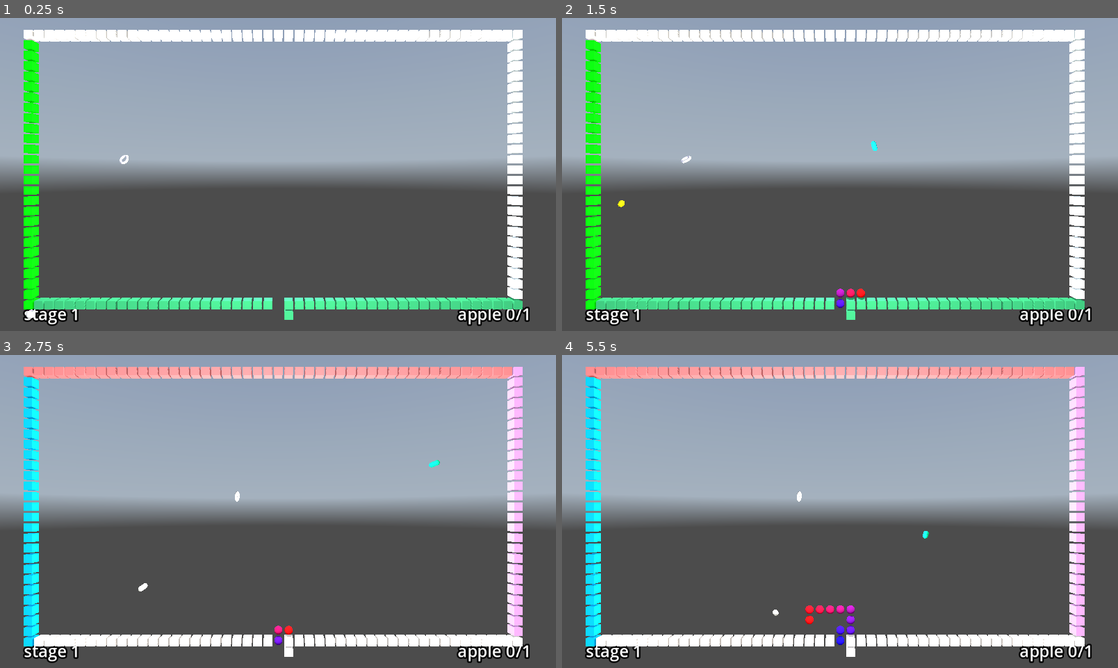
Above: before the commit, frames 1-4 (two rows, left to right).
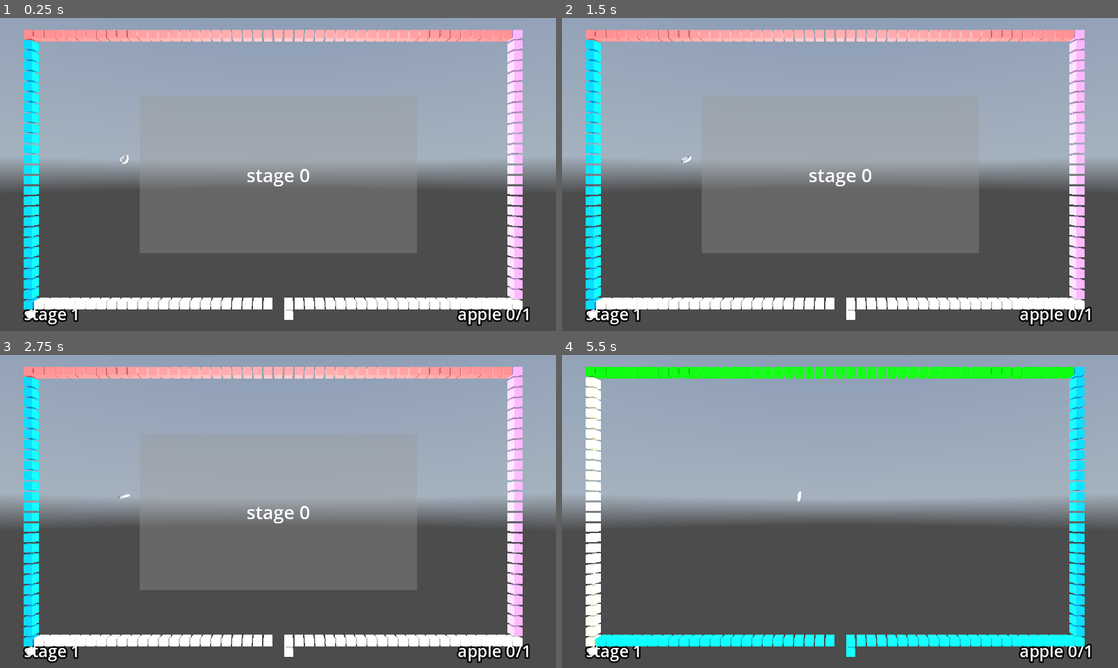
Above: after the commit, the same moments.

Repository: kasworld/gd4snakebyte3d
Game: Godot game, scene res://main.tscn
Two runs of this game, one before a commit and one after it. Both use one fixed random seed, a clock stepped at 60 frames per second and the inputs below. A sky picture missing from this copy of the repository is replaced by a grey-blue gradient.
Inputs (mouse positions are in pixels of both pictures, inside the frame that each line leads up to):
- Up to frame 1 (0.25 s): no input
- Up to frame 2 (1.5 s): tap Enter at 0.5 s; move the mouse to (962, 158) at 0.52 s; hold Right 0.53-1.28 s; click (962, 158) at 0.67 s; move the mouse to (728, 190) at 1.27 s; hold Down from 1.28 s (still down)
- Up to frame 3 (2.75 s): tap Space at 2 s; move the mouse to (333, 442) at 2.02 s; release Down at 2.03 s; hold Right from 2.03 s (still down)
- Up to frame 4 (5.5 s): move the mouse to (812, 574) at 2.77 s; release Right at 2.78 s; hold Up 2.78-3.53 s; click (812, 574) at 2.92 s; move the mouse to (1006, 558) at 3.52 s; hold Left 3.53-5.03 s; move the mouse to (673, 464) at 4.27 s; move the mouse to (867, 511) at 5.02 s; hold Down from 5.03 s (still down); click (867, 511) at 5.17 s

The runs differ from the first frame. In frame 1, 21% of the frame differs, in the area x 4-94%, y 3-97%; in frame 2, 21%; in frame 3, 11%; in frame 4, 11%.

Commit message:
message panel

Diff:
--- a/main.gd
+++ b/main.gd
@@ -3,7 +3,9 @@
 var stage_scene = preload("res://stage.tscn")
 
 func _ready() -> void:
-	#var vp_size = get_viewport().get_visible_rect().size
+	var vp_size = get_viewport().get_visible_rect().size
+	$DemoPanel.size = vp_size/2
+	$DemoPanel.position = vp_size/4
 	var centerx = Settings.FieldWidth as float /2
 	var centery = Settings.FieldHeight as float /2
 	$Camera3D.position = Vector3(centerx, centery, Settings.FieldHeight)
@@ -17,8 +19,9 @@
 func start_stage() -> void:
 	if stage != null :
 		stage.queue_free()
-	stage = stage_scene.instantiate().init(stage_number+1, Settings.StageWalls[stage_number % Settings.StageWalls.size()])
+	stage = stage_scene.instantiate()
 	add_child(stage)
+	stage.init(stage_number+1, Settings.StageWalls[stage_number % Settings.StageWalls.size()])
 	stage.connect("stage_cleared", stage_cleared)
 	stage_number +=1
 
--- a/main.tscn
+++ b/main.tscn
@@ -16,6 +16,13 @@
 ambient_light_color = Color(1, 1, 1, 1)
 ambient_light_sky_contribution = 0.5
 
+[sub_resource type="StyleBoxFlat" id="StyleBoxFlat_0xm2m"]
+bg_color = Color(0.6, 0.6, 0.6, 0.215686)
+
+[sub_resource type="LabelSettings" id="LabelSettings_0xm2m"]
+line_spacing = 30.0
+font_size = 96
+
 [node name="Main" type="Node3D"]
 script = ExtResource("1_ig7tw")
 
@@ -30,3 +37,17 @@
 
 [node name="WorldEnvironment" type="WorldEnvironment" parent="."]
 environment = SubResource("Environment_lquwl")
+
+[node name="DemoPanel" type="PanelContainer" parent="."]
+visible = false
+offset_right = 40.0
+offset_bottom = 40.0
+theme_override_styles/panel = SubResource("StyleBoxFlat_0xm2m")
+
+[node name="Label" type="Label" parent="DemoPanel"]
+layout_mode = 2
+text = "Demo
+Press Space to start"
+label_settings = SubResource("LabelSettings_0xm2m")
+horizontal_alignment = 1
+vertical_alignment = 1
--- a/stage.gd
+++ b/stage.gd
@@ -26,12 +26,19 @@
 	return "Stage%d" % [number]
 
 func init(n :int, w_script :Array) -> Stage:
+	var vp_size = get_viewport().get_visible_rect().size
+	$StageStartPanel.size = vp_size/2
+	$StageStartPanel.position = vp_size/4
+	$StageStartPanel/Label.text = "stage %d" % number
+	$StageStartPanel.visible =  true
+	$HidePanelTimer.start(3)
+
 	number = n
 	$StageNumber.text = "stage %d" % number
 	$AppleNumber.text = "apple %d" % Settings.AppleCountPerStage
 	$StageNumber.position.x = 2
 	$AppleNumber.position.x = Settings.FieldWidth - 3
-	$Timer.wait_time = Settings.FrameTime
+	$FrameTimer.wait_time = Settings.FrameTime
 	apple_end_count = Settings.AppleCountPerStage
 	wall_script = w_script
 	new_snake()
@@ -108,5 +115,10 @@
 	if snake != null :
 		snake.process_frame()
 
-func _on_timer_timeout() -> void:
+func _on_hide_panel_timer_timeout() -> void:
+	$HidePanelTimer.stop()
+	$StageStartPanel.hide()
+	$FrameTimer.start()
+
+func _on_frame_timer_timeout() -> void:
 	process_frame()
--- a/stage.tscn
+++ b/stage.tscn
@@ -1,16 +1,21 @@
-[gd_scene load_steps=3 format=3 uid="uid://dcp4trrnspr0q"]
+[gd_scene load_steps=5 format=3 uid="uid://dcp4trrnspr0q"]
 
 [ext_resource type="Script" uid="uid://bl0ir0l2ndush" path="res://stage.gd" id="1_6eo5e"]
 [ext_resource type="PackedScene" uid="uid://dr7etomru4cuy" path="res://walls.tscn" id="2_aees8"]
+
+[sub_resource type="StyleBoxFlat" id="StyleBoxFlat_aees8"]
+bg_color = Color(0.6, 0.6, 0.6, 0.356863)
+
+[sub_resource type="LabelSettings" id="LabelSettings_aees8"]
+font_size = 64
 
 [node name="Stage" type="Node3D"]
 script = ExtResource("1_6eo5e")
 
 [node name="Walls" parent="." instance=ExtResource("2_aees8")]
 
-[node name="Timer" type="Timer" parent="."]
+[node name="FrameTimer" type="Timer" parent="."]
 wait_time = 0.2
-autostart = true
 
 [node name="StageNumber" type="Label3D" parent="."]
 pixel_size = 0.05
@@ -20,4 +25,19 @@
 
 [node name="AppleContainer" type="Node3D" parent="."]
 
-[connection signal="timeout" from="Timer" to="." method="_on_timer_timeout"]
+[node name="StageStartPanel" type="PanelContainer" parent="."]
+offset_right = 40.0
+offset_bottom = 40.0
+theme_override_styles/panel = SubResource("StyleBoxFlat_aees8")
+
+[node name="Label" type="Label" parent="StageStartPanel"]
+layout_mode = 2
+label_settings = SubResource("LabelSettings_aees8")
+horizontal_alignment = 1
+vertical_alignment = 1
+
+[node name="HidePanelTimer" type="Timer" parent="."]
+one_shot = true
+
+[connection signal="timeout" from="FrameTimer" to="." method="_on_frame_timer_timeout"]
+[connection signal="timeout" from="HidePanelTimer" to="." method="_on_hide_panel_timer_timeout"]
Not shown: 1 places in main.tscn that only renumber resources
